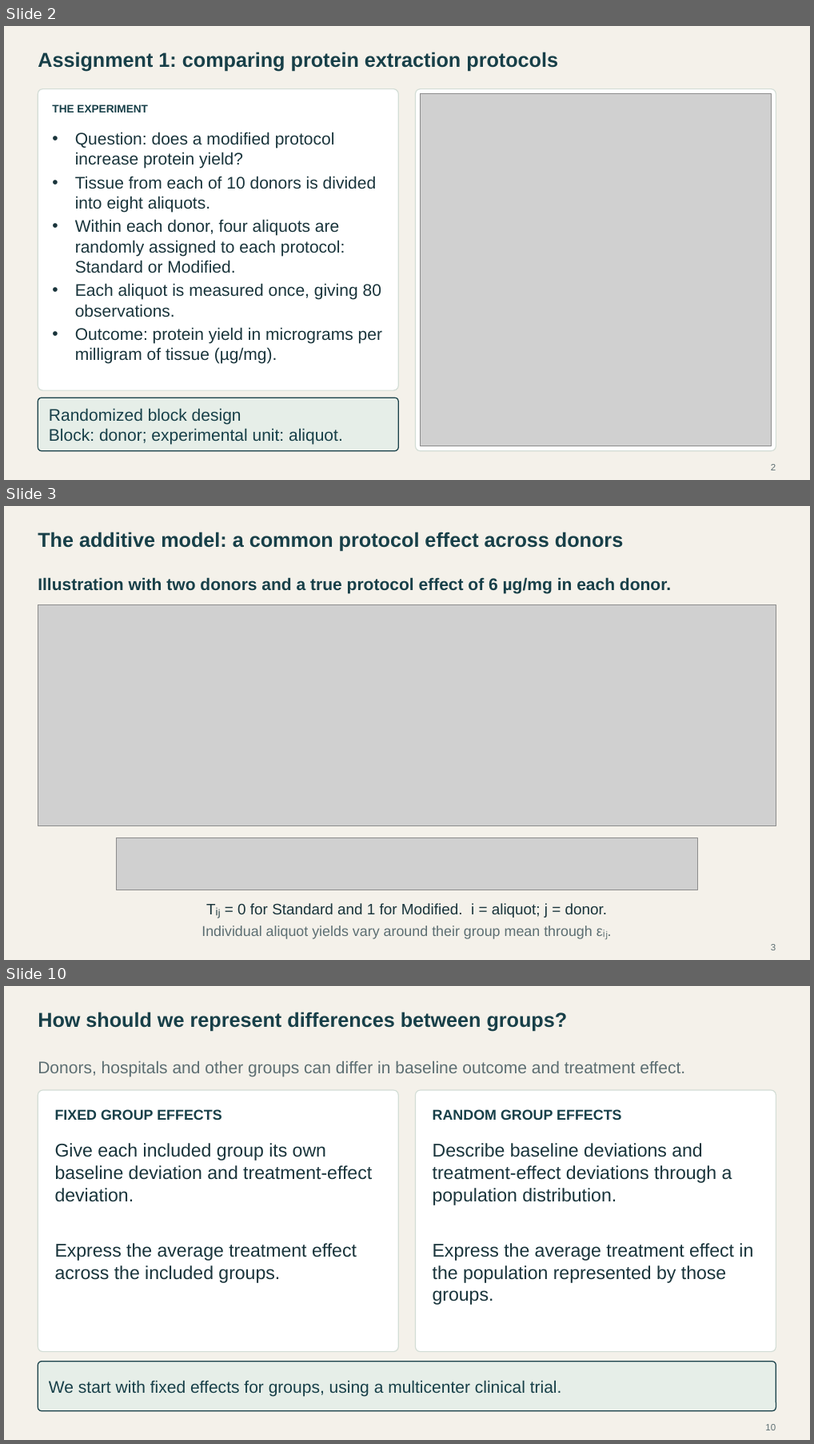
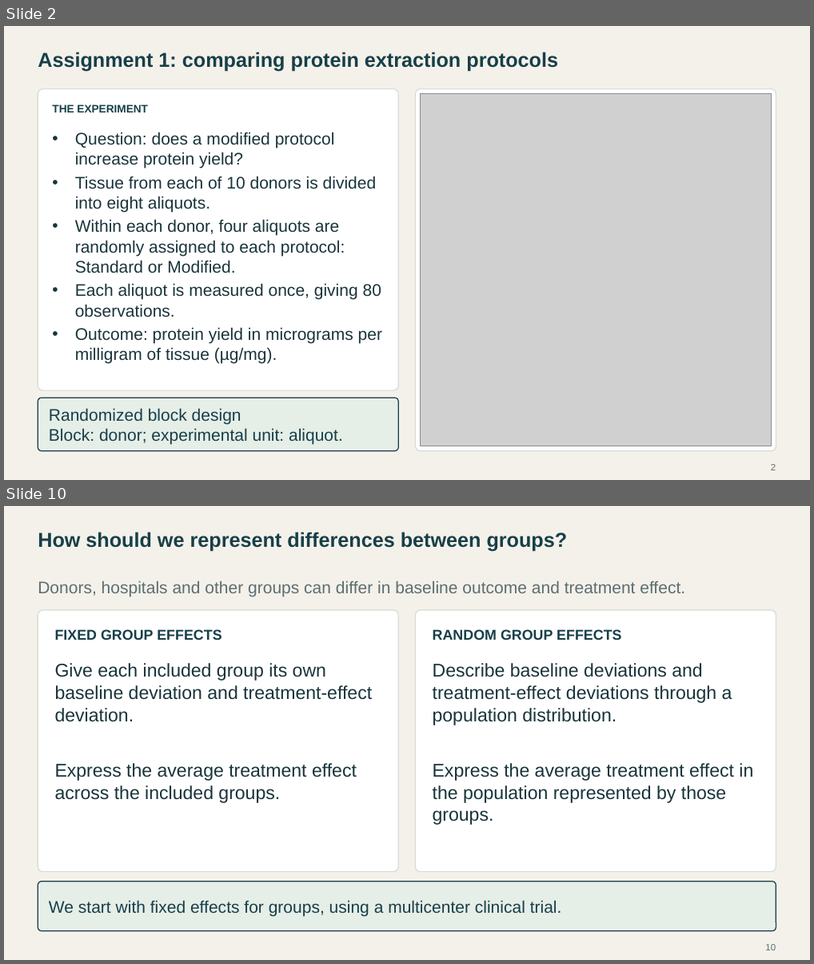
Before and after one commit to Postmus/BeyondMLR, a slide deck: lectures_2627/week2/Beyond_MLR_Week_2.pptx. Shown one above the other, each under a label of ours: slides 2, 3 and 10 before the commit, slides 2 and 10 after it; the slides between them are not shown. The pictures are 814x1444 and 814x964 pixels, drawn with LibreOffice and Linux fonts; fonts in the diff are those of the drawing; grey boxes stand for pictures. Boxes give left, top, right and bottom in pixels: in the first picture for what was removed or moved away, otherwise in the second. Text is boxed around its words. In the diff, an @@ line names an element or a change of style, - is before the commit and + after.

```diff
--- a/lectures_2627/week2/Beyond_MLR_Week_2.pptx
+++ b/lectures_2627/week2/Beyond_MLR_Week_2.pptx
@@ slide 3 removed at (x1=4, y1=506, x2=810, y2=960), background #F4F1EA @@
@@ text removed at (x1=38, y1=532, x2=623, y2=552) @@
-The additive model: a common protocol effect across donors
@@ text removed at (x1=38, y1=577, x2=671, y2=594) @@
-Illustration with two donors and a true protocol effect of 6 µg/mg in each donor.
@@ picture removed at (x1=38, y1=604, x2=777, y2=825) @@
@@ picture removed at (x1=117, y1=837, x2=698, y2=889) @@
@@ text removed at (x1=238, y1=903, x2=608, y2=917) @@
-Tᵢⱼ = 0 for Standard and 1 for Modified. i = aliquot; j = donor.
@@ text removed at (x1=202, y1=925, x2=593, y2=939) @@
-Individual aliquot yields vary around their group mean through εᵢⱼ.
@@ page number removed at (x1=771, y1=944, x2=776, y2=950) @@
-3
```
Also in this commit, not shown: 1 slide changed, 6 slides added, 5 other slides removed, 24 other files.
